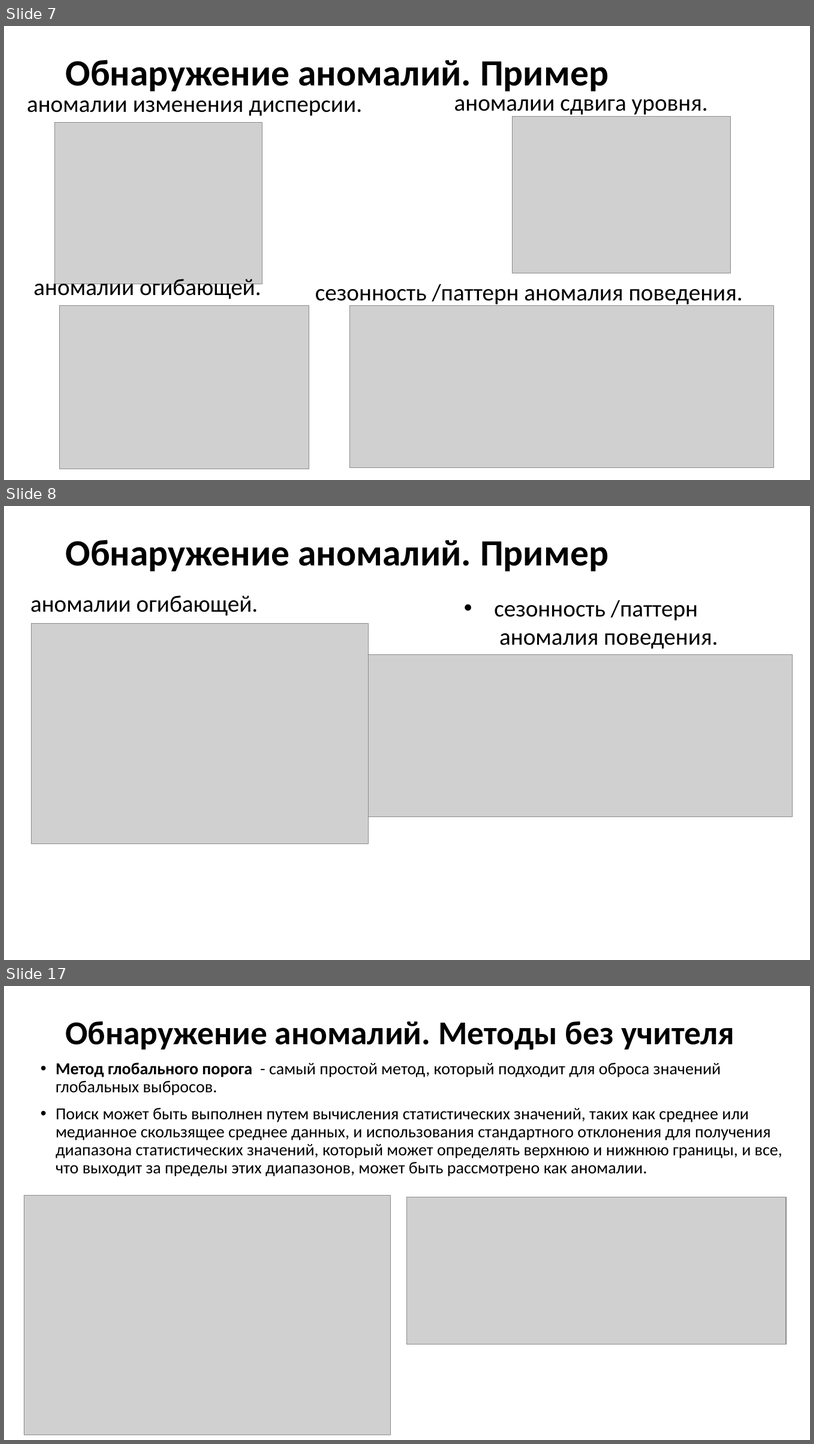
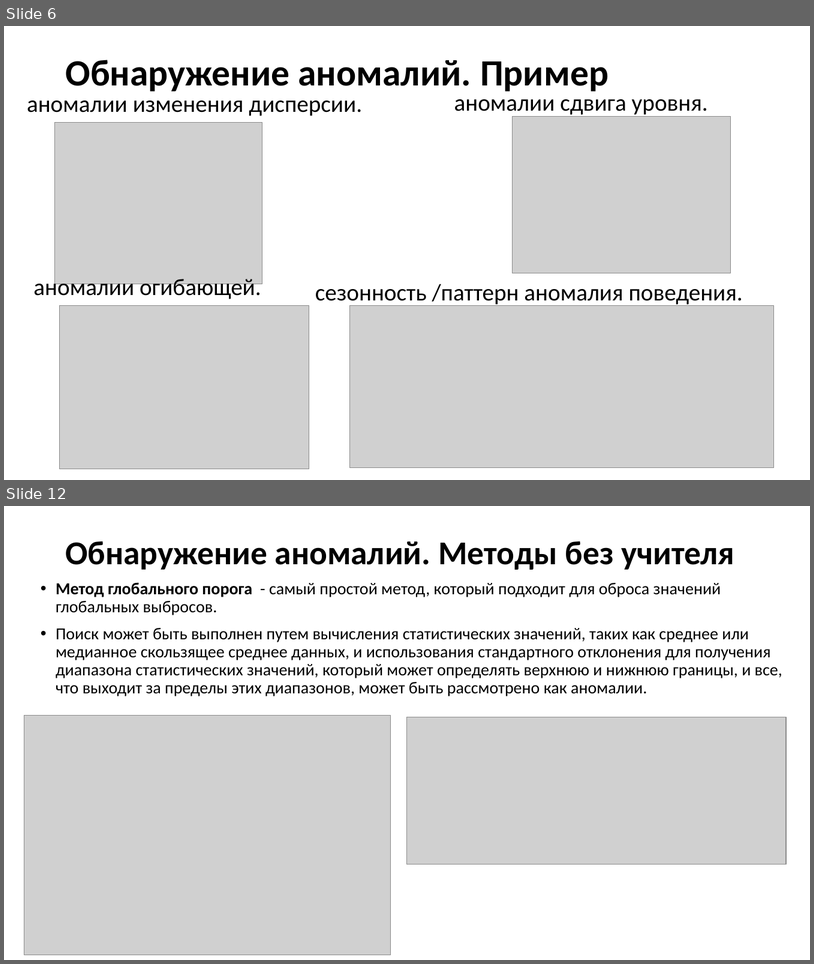
Before and after one commit to MVRonkin/TimeSeriesCourse, a slide deck: 2025/LEC/06-2 Обнаружение аномалий.pptx. Shown one above the other, each under a label of ours: slides 7, 8 and 17 before the commit, slides 6 and 12 after it; the slides between them are not shown. The pictures are 814x1444 and 814x964 pixels, drawn with LibreOffice and Linux fonts; fonts in the diff are those of the drawing; grey boxes stand for pictures. Boxes give left, top, right and bottom in pixels: in the first picture for what was removed or moved away, otherwise in the second. Text is boxed around its words. In the diff, an @@ line names an element or a change of style, - is before the commit and + after.

```diff
--- a/2025/LEC/06-2 Обнаружение аномалий.pptx
+++ b/2025/LEC/06-2 Обнаружение аномалий.pptx
@@ slide 8 removed at (x1=4, y1=506, x2=810, y2=960), background #FFFFFF @@
@@ title removed at (x1=65, y1=540, x2=609, y2=571) @@
-Обнаружение аномалий. Пример
@@ text removed at (x1=30, y1=595, x2=258, y2=616) @@
-аномалии огибающей.
@@ text removed at (x1=494, y1=600, x2=718, y2=649) @@
-• сезонность /паттерн
-  аномалия поведения.
@@ picture removed at (x1=31, y1=624, x2=369, y2=844) @@
@@ picture removed at (x1=369, y1=655, x2=794, y2=816) @@
@@ what was slide 7 is now slide 6 @@
@@ what was slide 17 is now slide 12 @@
```
Also in this commit, not shown: 9 slides changed, 2 slides added, 1 other slide removed.
